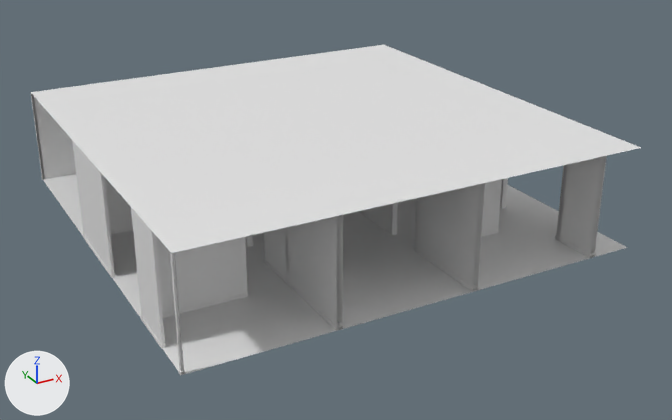
The glTF model public/assets/levels/level0/chunk_2_4.glb, before and after one commit.
The view is the same before and after, from a 50 mm camera at (19.15, -75.19, 10.43) aimed at (30.36, -54.81, 0.25). Arrows for +X, +Y and +Z are at lower left; the lights stay in place. The first picture is the older version. Vertices at exactly the same position are counted once.

Names of what the first picture shows: 'chunk_2_4'.
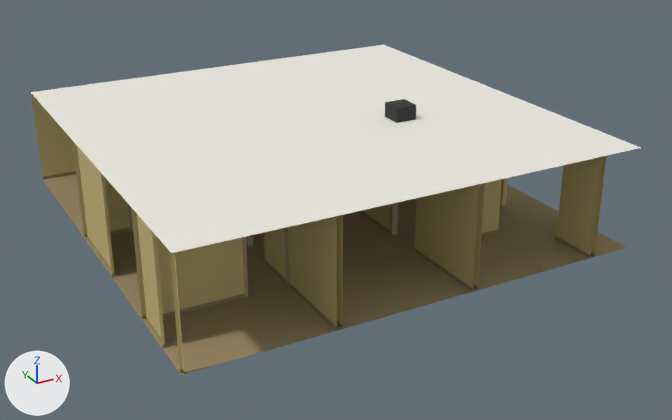
Changed parts and their boxes (x1, y1, x2, y2) in the pictures (672 x 420 px):
```json
{"object": "chunk_2_4", "change": "reshaped", "before": [31, 45, 641, 376], "after": [31, 45, 641, 375]}
{"part": 1, "of": "me_mesh_0", "change": "cut back", "before": [31, 57, 609, 376], "after": [31, 57, 609, 373]}
{"part": 2, "of": "me_mesh_0", "change": "recoloured", "before": [101, 157, 602, 370], "after": [72, 140, 602, 370]}
{"part": 3, "of": "me_mesh_0", "change": "recoloured", "before": [247, 205, 506, 247], "after": [500, 205, 506, 209]}
{"part": 4, "of": "me_mesh_0", "change": "recoloured", "before": [44, 174, 628, 375], "after": [44, 174, 628, 375], "on screen": "white to brown"}
```

Scene script edits in JSON lines:
```json
{"op": "add", "block": "mat_plenum", "code": ["mat_plenum = principled_material('plenum')", "mat_plenum.base_color = (0.03, 0.03, 0.03)  # dark grey #303030", "mat_plenum.roughness = 0.9"]}
{"op": "add", "block": "mat_wall", "code": ["mat_wall = principled_material('wall')", "mat_wall.base_color = (0.58, 0.47, 0.2)  # yellow #c8b67c", "mat_wall.roughness = 0.9"]}
{"op": "add", "block": "mat_frame", "code": ["mat_frame = principled_material('frame')", "mat_frame.base_color = (0.4, 0.32, 0.2)  # beige #aa997c", "mat_frame.roughness = 0.9"]}
{"op": "add", "block": "mat_floor", "code": ["mat_floor = principled_material('floor')", "mat_floor.base_color = (0.34, 0.26, 0.13)  # brown #9e8b65", "mat_floor.roughness = 0.9"]}
{"op": "add", "block": "mat_ceil", "code": ["mat_ceil = principled_material('ceil')", "mat_ceil.base_color = (0.84, 0.82, 0.74)  # white #eceadf", "mat_ceil.roughness = 0.9"]}
{"op": "add", "block": "mat_base", "code": ["mat_base = principled_material('base')", "mat_base.base_color = (0.3, 0.23, 0.12)  # brown #958461", "mat_base.roughness = 0.9"]}
{"op": "add", "block": "mat_plastic", "code": ["mat_plastic = principled_material('plastic')", "mat_plastic.base_color = (0.62, 0.58, 0.48)  # pale yellow #cec8b8", "mat_plastic.roughness = 0.9"]}
{"block": "me_mesh_0", "where": "# used by ob_chunk_2_4; location = (0.0, 0.0, 0.0)"}
{"op": "remove", "block": "me_mesh_0", "code": "me_mesh_0.from_pydata(...)  # 409 vertices, 472 faces; spans x 23.99..36.01, y -60.01..-47.99, z 0.0..2.7"}
{"op": "add", "block": "me_mesh_0", "code": "me_mesh_0.from_pydata(...)  # 1133 vertices, 1338 faces; spans x 23.99..36.01, y -60.0..-47.91, z 0.0..3.1"}
{"block": "me_mesh_0", "change": "me_mesh_0 part 1: 6 vertices moved from x 27.52..35.92, y -60.01..-47.99, z 0.0 to x 27.52..36.0, y -60.0..-50.48, z 0.0..0.09; 159 vertices removed from x 23.99..36.01, y -60.01..-47.99, z 0.0..2.7; 883 vertices added at x 23.99..36.01, y -60.0..-47.91, z 0.0..3.1"}
{"block": "me_mesh_0", "change": "me_mesh_0 part 2: 46 faces spanning x 24.0..36.0, y -60.0..-48.0, z 0.09..2.7 switch from no material to mat_wall (yellow #c8b67c)"}
{"block": "me_mesh_0", "change": "me_mesh_0 part 3: 36 faces spanning x 25.28..36.0, y -57.68..-49.28, z 0.0..0.09 switch from no material to mat_base (brown #958461)"}
{"block": "me_mesh_0", "change": "me_mesh_0 part 4: 50 faces spanning x 24.0..36.0, y -60.0..-48.0, z 0.0 switch from no material to mat_floor (brown #9e8b65)"}
{"op": "add", "block": "me_mesh_0", "code": "me_mesh_0.materials.append(mat_ceil)  # white #eceadf"}
{"op": "add", "block": "me_mesh_0", "code": "me_mesh_0.materials.append(mat_plenum)  # dark grey #303030"}
{"op": "add", "block": "me_mesh_0", "code": "me_mesh_0.materials.append(mat_plastic)  # pale yellow #cec8b8"}
{"op": "add", "block": "me_mesh_0", "code": "me_mesh_0.materials.append(mat_frame)  # beige #aa997c"}
```
